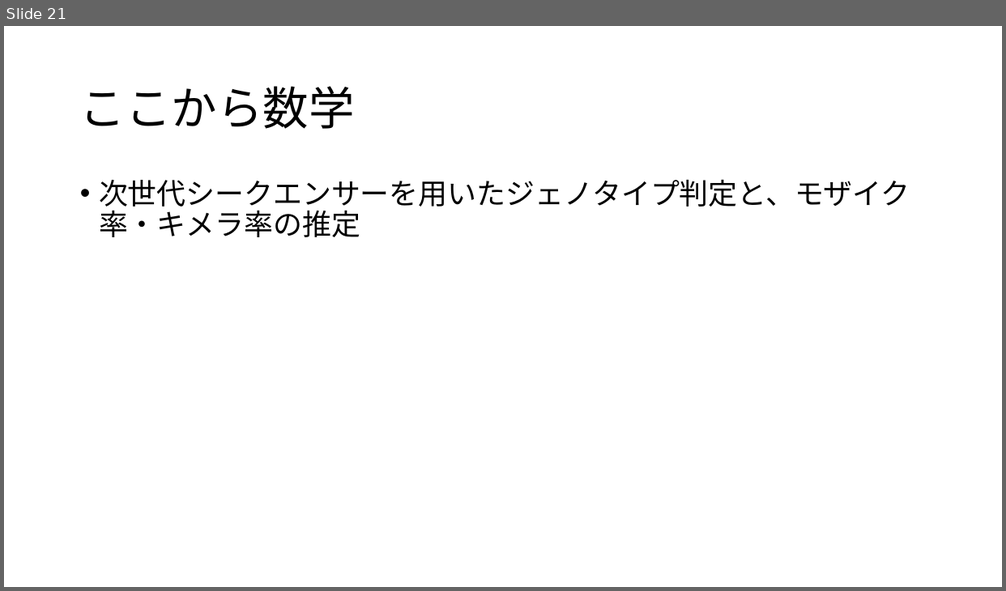
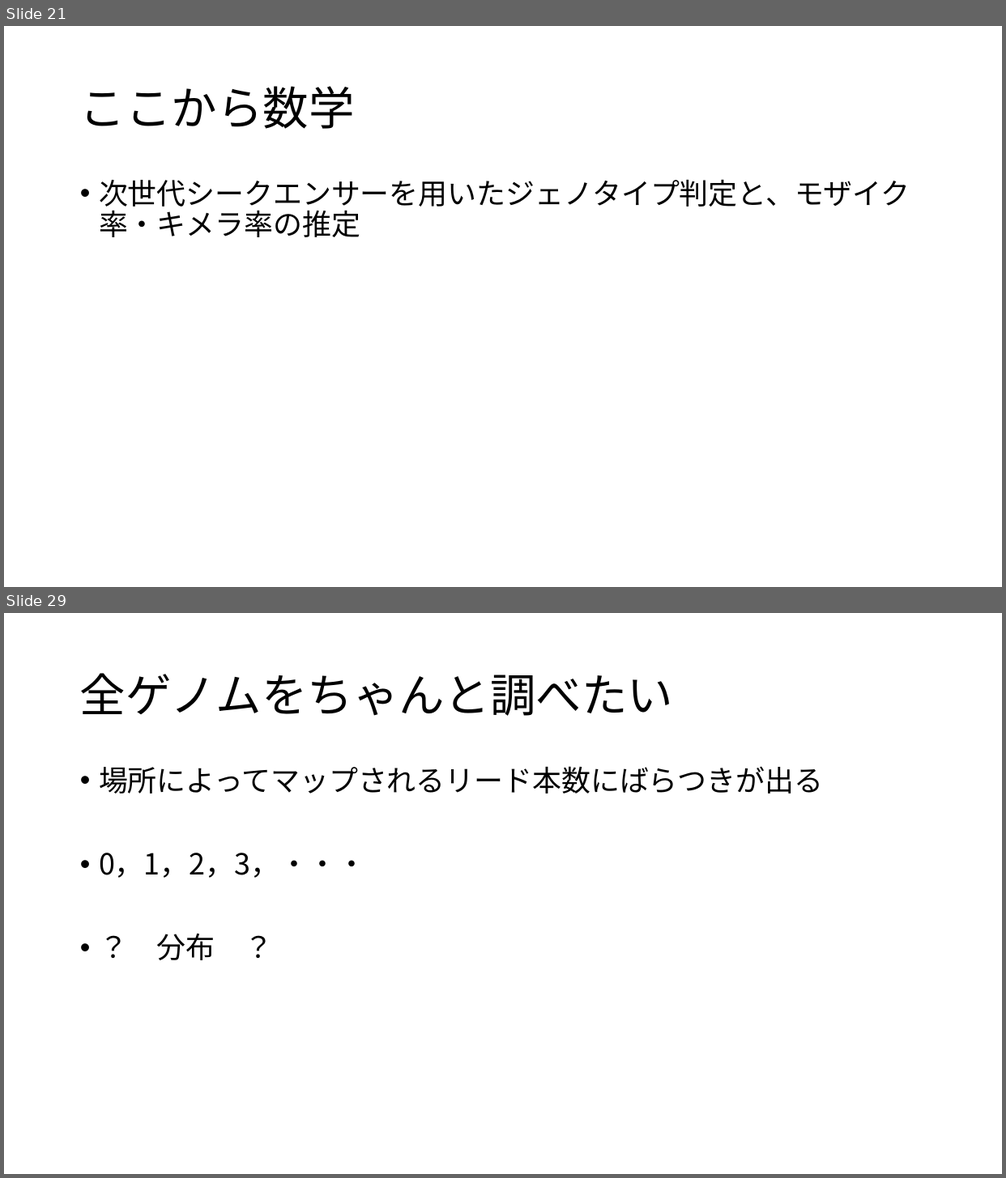
Before and after one commit to ryamada22/atom, a slide deck: Lectures2019/chimeraNGStyping2020Jan.pptx. Shown one above the other, each under a label of ours: slide 21 before the commit, slides 21 and 29 after it; the slides between them are not shown. The pictures are 1006x591 and 1006x1178 pixels, drawn with LibreOffice and Linux fonts; fonts in the diff are those of the drawing. Boxes give left, top, right and bottom in pixels: in the first picture for what was removed or moved away, otherwise in the second. Text is boxed around its words. In the diff, an @@ line names an element or a change of style, - is before the commit and + after.

```diff
--- a/Lectures2019/chimeraNGStyping2020Jan.pptx
+++ b/Lectures2019/chimeraNGStyping2020Jan.pptx
@@ slide 29 added at [4, 613, 1002, 1174], background #FFFFFF @@
@@ title added at [80, 673, 673, 716], 44 pt, text #000000 @@
+全ゲノムをちゃんと調べたい
@@ text added at [99, 766, 823, 960], 28 pt, text #000000 @@
+• 場所によってマップされるリード本数にばらつきが出る
+• 0，1，2，3，・・・
+• ？ 分布 ？
```
Also in this commit, not shown: 9 other slides added.
